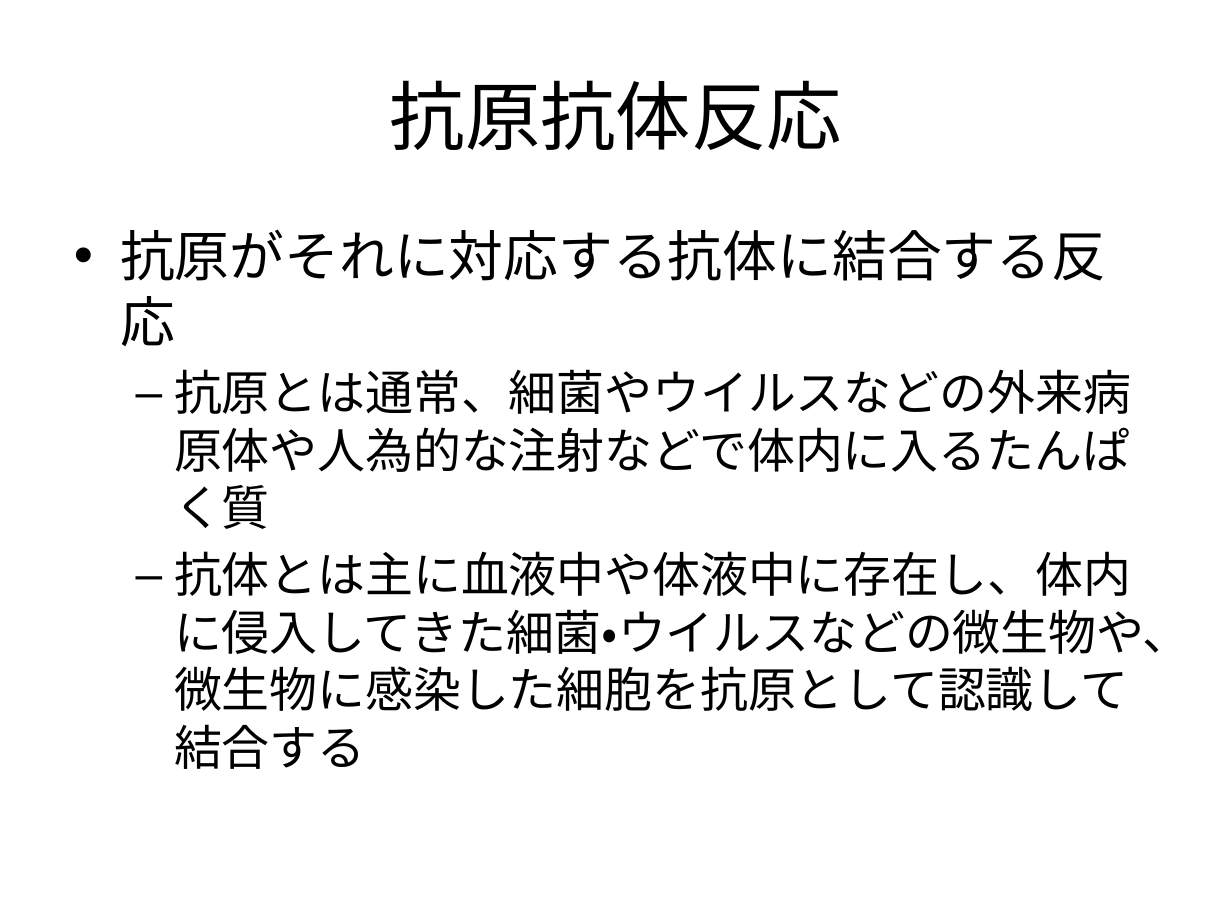
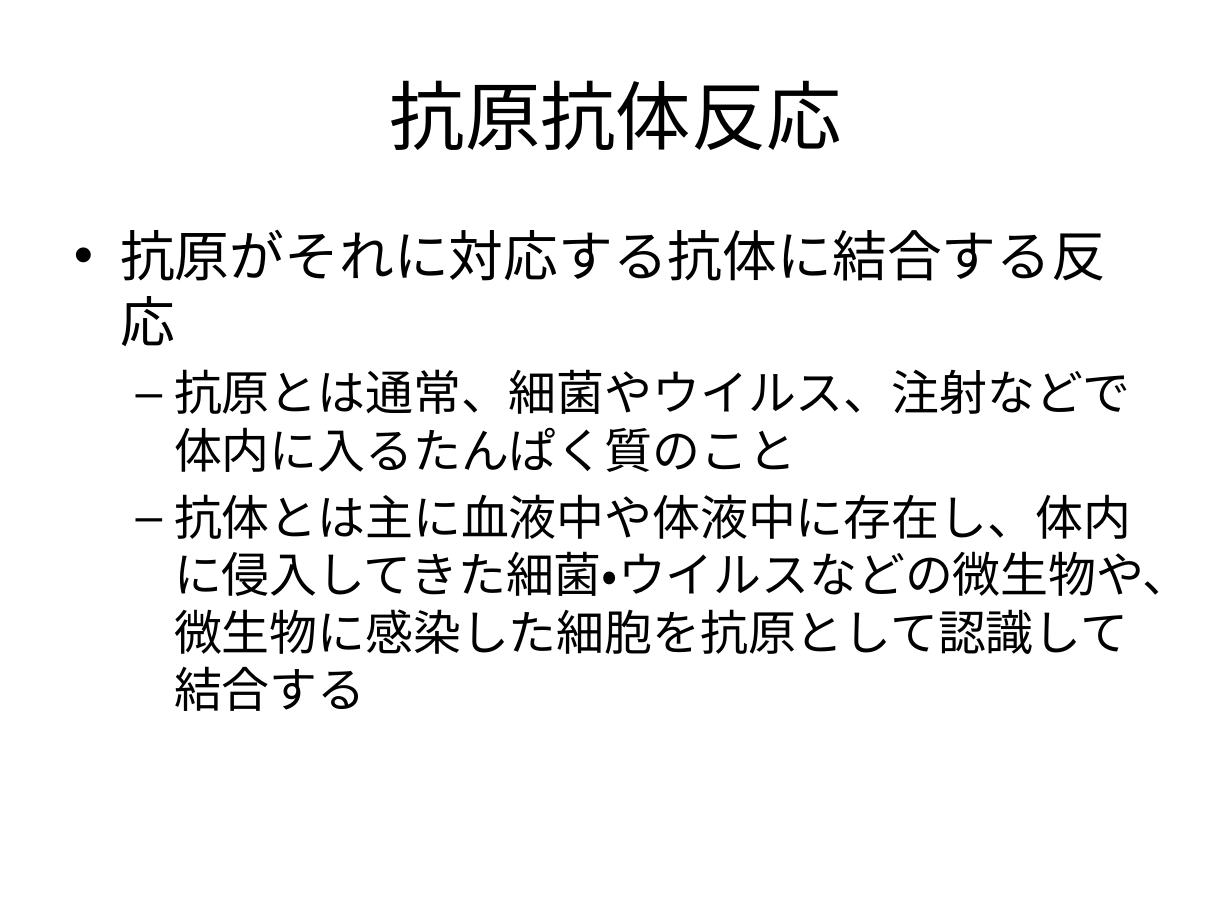
Before and after one commit to nkud/Research-BB, a slide deck: slide 8 of ppt/卒業研究.pptx. Drawn at 1232x924 pixels with LibreOffice and Linux fonts; fonts in the diff are those of the drawing. Boxes give left, top, right and bottom in pixels: in the first picture for what was removed or moved away, otherwise in the second. Text is boxed around its words. In the diff, an @@ line names an element or a change of style, - is before the commit and + after.

```diff
--- a/ppt/卒業研究.pptx
+++ b/ppt/卒業研究.pptx
@@ text at (x1=174, y1=369, x2=1130, y2=472): text changed @@
-  – 抗原とは通常、細菌やウイルスなどの外来病原体や人為的な注射などで体内に入るたんぱく質
+  – 抗原とは通常、細菌やウイルス、注射などで体内に入るたんぱく質のこと
```
Also in this commit, not shown: 6 other slides changed, 2 slides added, 1 slide removed.
